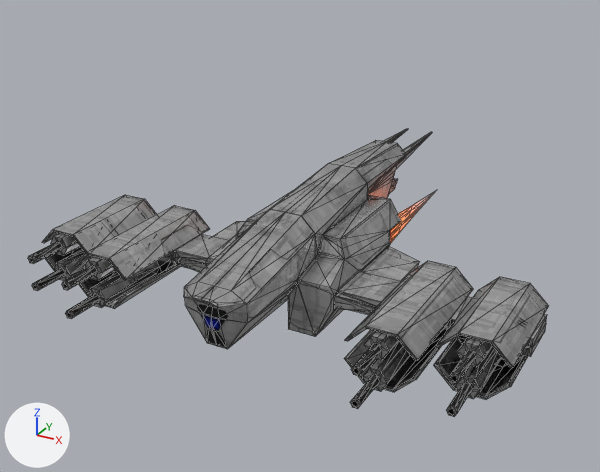
The glTF model gfx/ship3d/Vendetta/vendetta.gltf, before and after one commit.
Rendered twice from a 50 mm camera at (59.1, -112.5, 56.3) aimed at (-5.7, 5.4, -2.7). Lighting does not change. The marker at lower left points along +X, +Y and +Z. Mesh edges are drawn as thin lines. Where no turn or scale is listed for an object, it has been applied to the vertices.

Before the edit, the objects in view are built like this:
```python
me_base_001 = bpy.data.meshes.new('base.001')
me_base_001.from_pydata(...)  # 877 vertices, 1750 faces; spans x -40.1..40.1, y -33.6..46.8, z -10.4..10.0
me_base_001.materials.append(mat_base_glow)
me_glow = bpy.data.meshes.new('glow')
me_glow.from_pydata(...)  # 50 vertices, 80 faces; spans x -10.4..10.4, y -2.6..38.8, z -6.7..-0.2
me_glow.materials.append(mat_engine_glow_dvaered)
ob_base_glow = bpy.data.objects.new('base_glow', me_base_001)
ob_base_glow.location = (0.0, 0.0, 0.0)
ob_glow = bpy.data.objects.new('glow', me_glow)
ob_glow.location = (0.0, 0.0, 0.0)
```
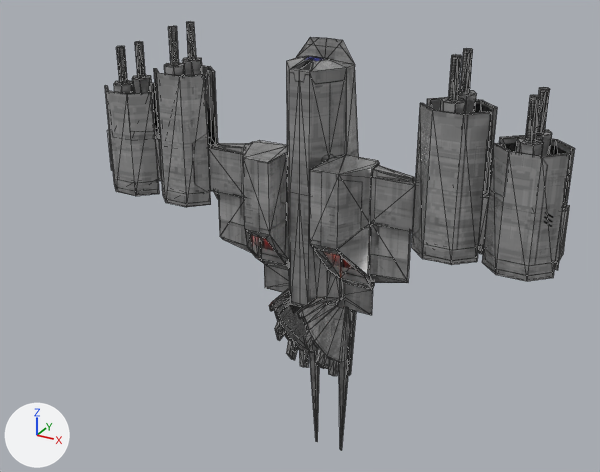
Pixel boxes [x1, y1, x2, y2] of what changed, in the pictures (600 x 472 px):
'base_glow', reshaped (10% narrower, 49% taller): before [28, 129, 548, 417]; after [105, 21, 575, 450]
'glow', deleted: before [390, 215, 408, 244]

The edits, one by one:
Picture 'vendettaGLO' (img_vendettaglo) is new.
Material 'base' (mat_base) is new.
Uses the picture img_vendetta.
Uses the picture img_vendettaglo.
Mesh me_base_1 is new.
It has 877 vertices, 1750 faces and spans x -40.1..40.1, y -10.4..10.0, z -46.8..33.6.
It uses material mat_base.
Object 'base_glow' (ob_base_glow) now shows me_base_1 instead of me_base_001.
Object 'glow' (ob_glow) is deleted.
